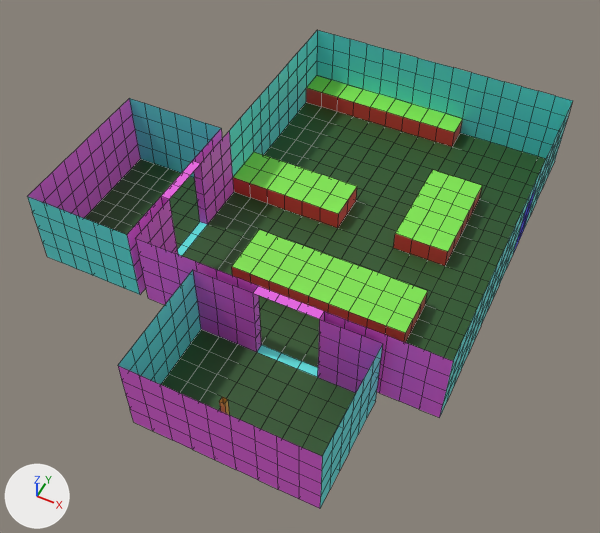
A saved change to the Blender file blender models/Garden/Greenhouse.blend.
Rendered twice from a 50 mm camera at (7.7, -68.3, 66.6) aimed at (-18.2, -16.3, 1.6). Lighting does not change. The marker at lower left points along +X, +Y and +Z. The picture after the commit comes second. Mesh edges are drawn as thin lines.

Before the edit, the objects in view are built like this:
```python
mat_brick = principled_material('brick')
mat_brick.base_color = (0.8, 0.116, 0.754)  # pink #e760e1
mat_door = principled_material('door')
mat_door.base_color = (0.0, 0.00222, 1.0)  # blue #0007ff
mat_flowers = principled_material('flowers')
mat_flowers.base_color = (0.224, 0.8, 0.0794)  # green #82e750
mat_glass_001 = principled_material('glass.001')
mat_glass_001.base_color = (0.118, 0.8, 0.778)  # cyan #60e7e4
mat_grass_001 = principled_material('grass.001')
mat_grass_001.base_color = (0.026, 0.0956, 0.0205)  # dark green #2d5727
mat_wood = principled_material('wood')
mat_wood.base_color = (0.8, 0.0657, 0.0515)  # red #e74840
me_cube = bpy.data.meshes.new('Cube')
me_cube.from_pydata(...)  # 1010 vertices, 933 faces; spans x -44.0..1.0, y -39.0..14.0, z -1.0..1.0
# faces by material slot: [252, 6, 63, 64, 214, 16, 318]
me_cube.materials.append(mat_glass_001)  # cyan #60e7e4
me_cube.materials.append(mat_door)  # blue #0007ff
me_cube.materials.append(mat_flowers)  # green #82e750
me_cube.materials.append(mat_wood)  # red #e74840
me_cube.materials.append(mat_brick)  # pink #e760e1
me_cube.materials.append(mat_pipe)  # orange #e7a946
me_cube.materials.append(mat_grass_001)  # dark green #2d5727
ob_cube_001 = bpy.data.objects.new('Cube.001', me_cube)
ob_cube_001.location = (0.0, 0.0, 4.5)
ob_cube_001.scale = (1.0, 1.0, 4.5)
```
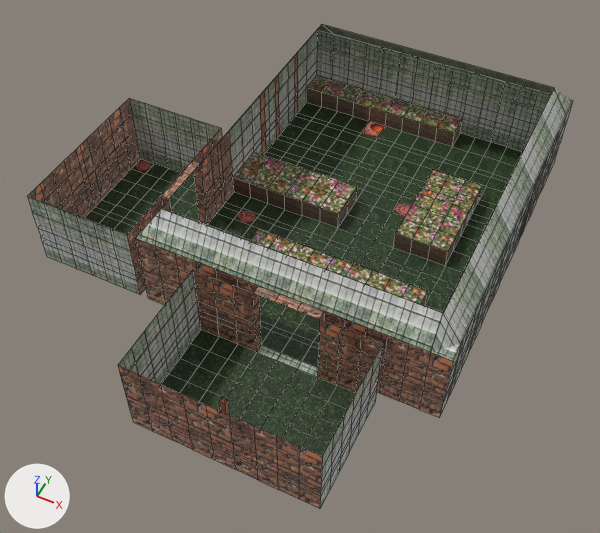
The change in detail:
Picture 'pipe_button_off.png' (img_pipe_button_off_png) is new.
Picture 'poison_flower_base.png' (img_poison_flower_base_png) is new.
Picture 'cuniform pipes.png' (img_cuniform_pipes_png) is new.
Picture 'grss.png' (img_grss_png) is new.
Picture 'brick_wall.png' (img_brick_wall_png) is new.
Picture 'stables wood.png' (img_stables_wood_png) is new.
Picture 'flowerbed.png' (img_flowerbed_png) is new.
Picture 'greenhouse door.png' (img_greenhouse_door_png) is new.
Picture 'greenhouse.png' (img_greenhouse_png) is new.
In material 'glass.001' (mat_glass_001), base_color is no longer (0.118, 0.8, 0.778), cyan #60e7e4.
In material 'glass.001' (mat_glass_001), texture is now set to img_greenhouse_png.
In material 'door' (mat_door), base_color is no longer (0.0, 0.00222, 1.0), blue #0007ff.
In material 'door' (mat_door), texture is now set to img_greenhouse_door_png.
In material 'flowers' (mat_flowers), base_color is no longer (0.224, 0.8, 0.0794), green #82e750.
In material 'flowers' (mat_flowers), texture is now set to img_flowerbed_png.
In material 'wood' (mat_wood), base_color is no longer (0.8, 0.0657, 0.0515), red #e74840.
In material 'wood' (mat_wood), texture is now set to img_stables_wood_png.
In material 'brick' (mat_brick), base_color is no longer (0.8, 0.116, 0.754), pink #e760e1.
In material 'brick' (mat_brick), texture is now set to img_brick_wall_png.
In material 'grass.001' (mat_grass_001), base_color is no longer (0.026, 0.0956, 0.0205), dark green #2d5727.
In material 'grass.001' (mat_grass_001), texture is now set to img_grss_png.
Material 'pipe buttons' (mat_pipe_buttons) is new.
Its texture is img_pipe_button_off_png.
Material 'rafflesia' (mat_rafflesia) is new.
Its texture is img_poison_flower_base_png.
Material 'cuniform pipes' (mat_cuniform_pipes) is new.
Its texture is img_cuniform_pipes_png.
me_cube is used by ob_cube_001; location (0.0, 0.0, 4.5); scale (1.0, 1.0, 4.5).
me_cube had 1010 vertices, 933 faces and spanned x -44.0..1.0, y -39.0..14.0, z -1.0..1.0.
me_cube now has 1301 vertices, 1222 faces and spans x -44.0..1.0, y -39.0..14.0, z -1.0..1.7.
me_cube part 1: 291 vertices added at x -44.0..1.0, y -39.0..14.0, z -1.0..1.7.
me_cube part 2: 660 kept faces spanning x -44.0..1.0, y -39.0..14.0, z -1.0..1.0 get new texture (UV) coordinates.
me_cube part 3: 4 faces spanning x -44.0..-11.0, y -26.0..11.0, z -1.0 switch from mat_grass_001 (dark green #2d5727) to mat_rafflesia (picture img_poison_flower_base_png).
me_cube gains material mat_cuniform_pipes (picture img_cuniform_pipes_png).
me_cube gains material mat_pipe_buttons (picture img_pipe_button_off_png).

Pixel boxes (x1, y1, x2, y2) of what changed, in the pictures (600 x 533 px):
'Cube.001', surface changed, reshaped (darker)
    before: (27, 30, 573, 509)
    after: (27, 24, 573, 509)
part 1 of me_cube, added
    after: (38, 24, 573, 497)
part 2 of me_cube, surface changed (darker)
    both: (27, 30, 573, 509)
part 3 of me_cube, recoloured
    both: (131, 122, 411, 217)
